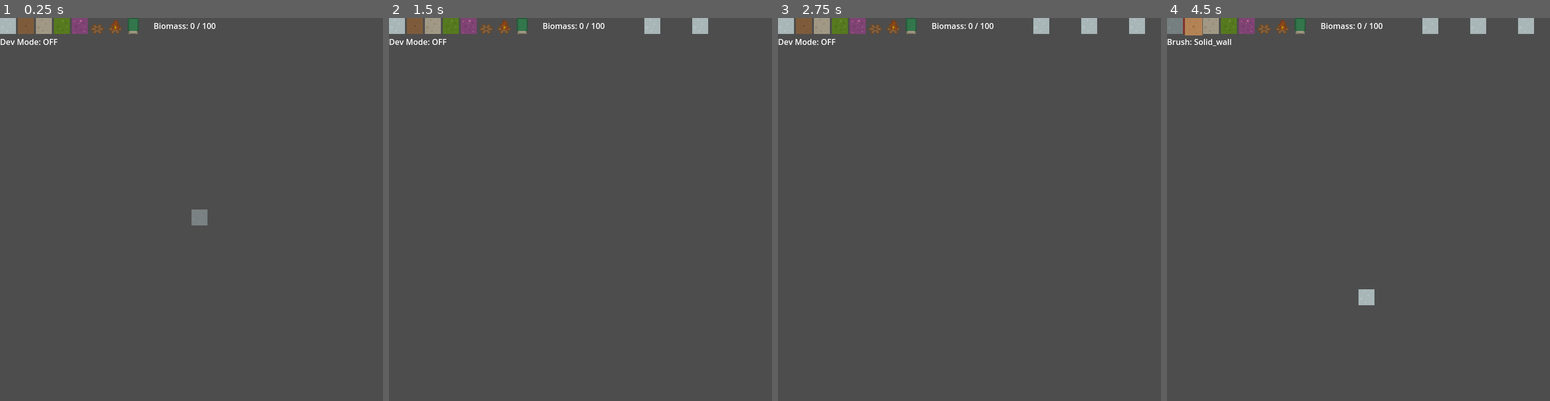
Above: before the commit, frames 1-4 (left to right).
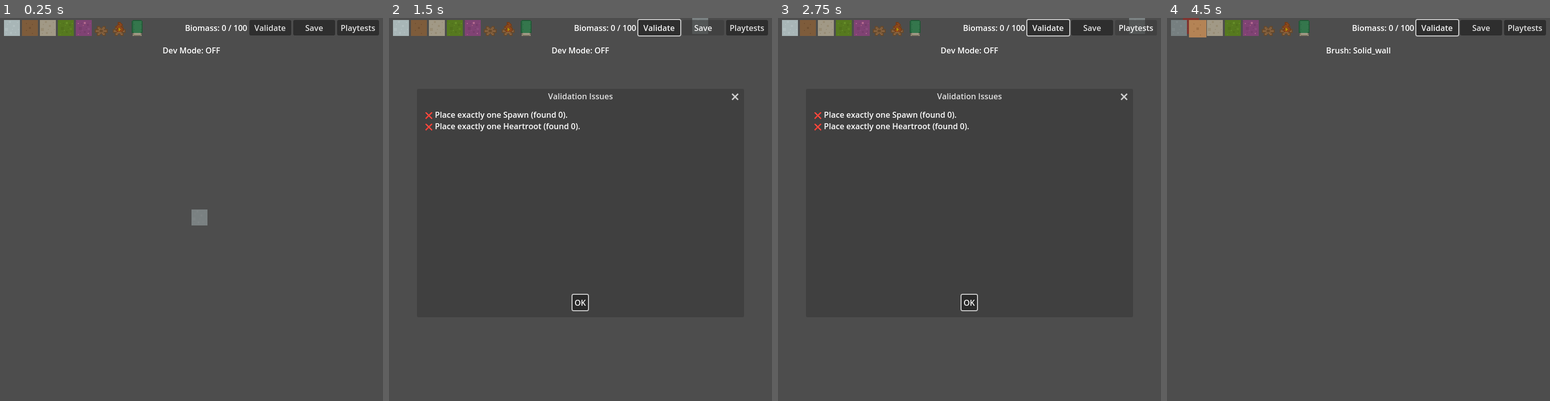
Above: after the commit, the same moments.

Repository: MushroomAlien/VerdantCoil
Game: Godot game, scene res://Scenes/BuilderMode/BuilderMode.tscn
The game is run twice, just before and just after one commit, with the same random seed, the same clock (stepped at 60 frames per second) and the same inputs. This scene is started directly instead of the project's main scene.
Inputs (mouse positions are in pixels of both pictures, inside the frame that each line leads up to; where the layout moved, square brackets give the same spot in the first picture):
- Up to frame 1 (0.25 s): no input
- Up to frame 2 (1.5 s): click (660, 29) at 0.5 s, where only the run after the commit has a clickable "Validate"; click (703, 29) at 1.25 s, where only the run after the commit has a clickable "Save"
- Up to frame 3 (2.75 s): click (1134, 29) at 2 s, where only the run after the commit has a clickable "Playtests"
- Up to frame 4 (4.5 s): click (1358, 301) at 2.75 s, where only the run after the commit has a clickable "OK"; click (1178, 29) [1174, 25] at 3.5 s; click (1197, 29) [1193, 25] at 4.25 s

The runs differ from the first frame. In frame 1, 2.5% of the frame differs, in the area x 0-99%, y 0-10%; in frame 2, 3.2%; in frame 3, 3.3%, in the area x 0-98%, y 0-77%; in frame 4, 2.9%.

Commit message:
validation button working, ui bugs fixed. not yet implemented for 1.4: biomass check in validate, auto tiling, save/publish stubs, playtest button handoff to explore

Diff:
--- a/Assets/Resources/flesh_tile.tres
+++ b/Assets/Resources/flesh_tile.tres
@@ -335,21 +335,27 @@
 5:7/0 = 0
 5:7/0/custom_data_0 = "wall"
 5:7/0/custom_data_8 = 2
+5:7/0/custom_data_9 = true
 5:8/0 = 0
 5:8/0/custom_data_0 = "wall"
 5:8/0/custom_data_8 = 2
+5:8/0/custom_data_9 = true
 5:9/0 = 0
 5:9/0/custom_data_0 = "wall"
 5:9/0/custom_data_8 = 2
+5:9/0/custom_data_9 = true
 5:10/0 = 0
 5:10/0/custom_data_0 = "wall"
 5:10/0/custom_data_8 = 2
+5:10/0/custom_data_9 = true
 5:11/0 = 0
 5:11/0/custom_data_0 = "wall"
 5:11/0/custom_data_8 = 2
+5:11/0/custom_data_9 = true
 5:12/0 = 0
 5:12/0/custom_data_0 = "wall"
 5:12/0/custom_data_8 = 2
+5:12/0/custom_data_9 = true
 5:13/0 = 0
 5:13/0/physics_layer_0/polygon_0/points = PackedVector2Array(-16, -16, -12, -16, -12, -12, -16, -12)
 5:13/0/physics_layer_0/polygon_1/points = PackedVector2Array(12, -16, 12, -12, 16, -12, 16, -16)
@@ -433,21 +439,27 @@
 6:7/0 = 0
 6:7/0/custom_data_0 = "wall"
 6:7/0/custom_data_8 = 2
+6:7/0/custom_data_9 = true
 6:8/0 = 0
 6:8/0/custom_data_0 = "wall"
 6:8/0/custom_data_8 = 2
+6:8/0/custom_data_9 = true
 6:9/0 = 0
 6:9/0/custom_data_0 = "wall"
 6:9/0/custom_data_8 = 2
+6:9/0/custom_data_9 = true
 6:10/0 = 0
 6:10/0/custom_data_0 = "wall"
 6:10/0/custom_data_8 = 2
+6:10/0/custom_data_9 = true
 6:11/0 = 0
 6:11/0/custom_data_0 = "wall"
 6:11/0/custom_data_8 = 2
+6:11/0/custom_data_9 = true
 6:12/0 = 0
 6:12/0/custom_data_0 = "wall"
 6:12/0/custom_data_8 = 2
+6:12/0/custom_data_9 = true
 6:13/0 = 0
 6:13/0/physics_layer_0/polygon_0/points = PackedVector2Array(12, -16, 12, 16, 16, 16, 16, -16)
 6:13/0/physics_layer_0/polygon_1/points = PackedVector2Array(-12, -16, -12, -12, -16, -12, -16, -16)
@@ -530,21 +542,27 @@
 7:7/0 = 0
 7:7/0/custom_data_0 = "wall"
 7:7/0/custom_data_8 = 2
+7:7/0/custom_data_9 = true
 7:8/0 = 0
 7:8/0/custom_data_0 = "wall"
 7:8/0/custom_data_8 = 2
+7:8/0/custom_data_9 = true
 7:9/0 = 0
 7:9/0/custom_data_0 = "wall"
 7:9/0/custom_data_8 = 2
+7:9/0/custom_data_9 = true
 7:10/0 = 0
 7:10/0/custom_data_0 = "wall"
 7:10/0/custom_data_8 = 2
+7:10/0/custom_data_9 = true
 7:11/0 = 0
 7:11/0/custom_data_0 = "wall"
 7:11/0/custom_data_8 = 2
+7:11/0/custom_data_9 = true
 7:12/0 = 0
 7:12/0/custom_data_0 = "wall"
 7:12/0/custom_data_8 = 2
+7:12/0/custom_data_9 = true
 7:13/0 = 0
 7:13/0/physics_layer_0/polygon_0/points = PackedVector2Array(-16, -16, 16, -16, 16, -12, -8, -8, -12, 16, -16, 16)
 7:13/0/physics_layer_0/polygon_1/points = PackedVector2Array(12, 12, 12, 16, 16, 16, 16, 12)
@@ -628,21 +646,27 @@
 8:7/0 = 0
 8:7/0/custom_data_0 = "wall"
 8:7/0/custom_data_8 = 2
+8:7/0/custom_data_9 = true
 8:8/0 = 0
 8:8/0/custom_data_0 = "wall"
 8:8/0/custom_data_8 = 2
+8:8/0/custom_data_9 = true
 8:9/0 = 0
 8:9/0/custom_data_0 = "wall"
 8:9/0/custom_data_8 = 2
+8:9/0/custom_data_9 = true
 8:10/0 = 0
 8:10/0/custom_data_0 = "wall"
 8:10/0/custom_data_8 = 2
+8:10/0/custom_data_9 = true
 8:11/0 = 0
 8:11/0/custom_data_0 = "wall"
 8:11/0/custom_data_8 = 2
+8:11/0/custom_data_9 = true
 8:12/0 = 0
 8:12/0/custom_data_0 = "wall"
 8:12/0/custom_data_8 = 2
+8:12/0/custom_data_9 = true
 8:13/0 = 0
 8:13/0/physics_layer_0/polygon_0/points = PackedVector2Array(-16, -16, 16, -16, 16, 16, 12, 16, 8, -8, -16, -12)
 8:13/0/physics_layer_0/polygon_1/points = PackedVector2Array(-12, 12, -16, 12, -16, 16, -12, 16)
@@ -722,18 +746,23 @@
 9:7/0 = 0
 9:7/0/custom_data_0 = "wall"
 9:7/0/custom_data_8 = 2
+9:7/0/custom_data_9 = true
 9:8/0 = 0
 9:8/0/custom_data_0 = "wall"
 9:8/0/custom_data_8 = 2
+9:8/0/custom_data_9 = true
 9:9/0 = 0
 9:9/0/custom_data_0 = "wall"
 9:9/0/custom_data_8 = 2
+9:9/0/custom_data_9 = true
 9:10/0 = 0
 9:10/0/custom_data_0 = "wall"
 9:10/0/custom_data_8 = 2
+9:10/0/custom_data_9 = true
 9:11/0 = 0
 9:11/0/custom_data_0 = "wall"
 9:11/0/custom_data_8 = 2
+9:11/0/custom_data_9 = true
 9:12/0 = 0
 9:13/0 = 0
 9:13/0/physics_layer_0/polygon_0/points = PackedVector2Array(16, -16, 16, 16, 12, 16, 12, -16)
@@ -2262,4 +2291,6 @@
 custom_data_layer_7/type = 1
 custom_data_layer_8/name = "cost"
 custom_data_layer_8/type = 2
+custom_data_layer_9/name = "is_solid"
+custom_data_layer_9/type = 1
 sources/0 = SubResource("TileSetAtlasSource_gp51x")
--- a/Scenes/BuilderMode/BuilderMode.tscn
+++ b/Scenes/BuilderMode/BuilderMode.tscn
@@ -41,8 +41,10 @@
 [node name="UI" type="CanvasLayer" parent="."]
 
 [node name="TopBar" type="VBoxContainer" parent="UI"]
-offset_right = 238.0
-offset_bottom = 58.0
+anchors_preset = 10
+anchor_right = 1.0
+offset_bottom = 85.0
+grow_horizontal = 2
 size_flags_vertical = 4
 mouse_filter = 2
 theme_override_constants/separation = 4
@@ -51,6 +53,11 @@
 layout_mode = 2
 size_flags_vertical = 3
 mouse_filter = 2
+
+[node name="Spacer" type="Control" parent="UI/TopBar/PaletteRow"]
+custom_minimum_size = Vector2(4, 0)
+layout_mode = 2
+size_flags_vertical = 4
 
 [node name="FleshBTtn" type="TextureButton" parent="UI/TopBar/PaletteRow"]
 layout_mode = 2
@@ -84,15 +91,42 @@
 layout_mode = 2
 toggle_mode = true
 
-[node name="Spacer" type="Control" parent="UI/TopBar/PaletteRow"]
+[node name="Spacer2" type="Control" parent="UI/TopBar/PaletteRow"]
 custom_minimum_size = Vector2(16, 0)
 layout_mode = 2
 size_flags_horizontal = 3
+size_flags_vertical = 4
 
 [node name="BiomassLabel" type="Label" parent="UI/TopBar/PaletteRow"]
 layout_mode = 2
 size_flags_horizontal = 8
 text = "Biomass: 0 / 100"
+
+[node name="ValidateBtn" type="Button" parent="UI/TopBar/PaletteRow"]
+custom_minimum_size = Vector2(84, 0)
+layout_mode = 2
+size_flags_vertical = 4
+theme_override_font_sizes/font_size = 16
+text = "Validate"
+
+[node name="SaveBtn" type="Button" parent="UI/TopBar/PaletteRow"]
+custom_minimum_size = Vector2(84, 0)
+layout_mode = 2
+size_flags_vertical = 4
+theme_override_font_sizes/font_size = 16
+text = "Save"
+
+[node name="PlaytestBtn" type="Button" parent="UI/TopBar/PaletteRow"]
+custom_minimum_size = Vector2(84, 0)
+layout_mode = 2
+size_flags_vertical = 4
+theme_override_font_sizes/font_size = 16
+text = "Playtests"
+
+[node name="Spacer3" type="Control" parent="UI/TopBar/PaletteRow"]
+custom_minimum_size = Vector2(4, 0)
+layout_mode = 2
+size_flags_vertical = 4
 
 [node name="StartWithFlesh" type="CheckBox" parent="UI/TopBar"]
 layout_mode = 2
@@ -104,11 +138,27 @@
 layout_mode = 2
 size_flags_vertical = 6
 text = "[READY]"
+horizontal_alignment = 1
 
 [node name="ClearBaseConfirm" type="ConfirmationDialog" parent="UI/TopBar"]
 size = Vector2i(772, 160)
 min_size = Vector2i(420, 160)
 dialog_text = "This will erase Flesh in the seeded area and remove Walls/Pools/Markers on those cells. Continue?"
+
+[node name="ValidateDialog" type="AcceptDialog" parent="UI/TopBar"]
+initial_position = 2
+size = Vector2i(560, 360)
+min_size = Vector2i(560, 360)
+
+[node name="Body" type="RichTextLabel" parent="UI/TopBar/ValidateDialog"]
+anchors_preset = 15
+anchor_right = 1.0
+anchor_bottom = 1.0
+grow_horizontal = 2
+grow_vertical = 2
+bbcode_enabled = true
+fit_content = true
+autowrap_mode = 2
 
 [node name="DevOverlay" type="Control" parent="UI"]
 layout_mode = 3
--- a/Scenes/BuilderMode/builder_mode.gd
+++ b/Scenes/BuilderMode/builder_mode.gd
@@ -2,6 +2,11 @@
 ## Data-driven Builder: picks a brush from a registry, validates, then paints.
 
 extends Node2D
+
+const DIRS: Array[Vector2i] = [
+	Vector2i(1, 0), Vector2i(-1, 0),
+	Vector2i(0, 1), Vector2i(0, -1)
+]
 
 ## --- External registry (set this in the Inspector) ---
 @export var brush_registry: BrushRegistry
@@ -21,6 +26,11 @@
 @onready var start_with_flesh_cb: CheckBox = $UI/TopBar/StartWithFlesh
 @onready var clear_base_confirm: ConfirmationDialog = $UI/TopBar/ClearBaseConfirm
 @onready var dev_badge: Label = $UI/DevOverlay/DevBadge
+@onready var validate_btn: Button = $UI/TopBar/PaletteRow/ValidateBtn
+@onready var save_btn: Button = $UI/TopBar/PaletteRow/SaveBtn
+@onready var playtest_btn: Button = $UI/TopBar/PaletteRow/PlaytestBtn
+@onready var validate_dialog: AcceptDialog = $UI/TopBar/ValidateDialog
+@onready var validate_body: RichTextLabel = $UI/TopBar/ValidateDialog/Body
 
 ## Size of the prefill area for Flesh (adjust to your map size)
 @export var start_flesh_rect: Rect2i = Rect2i(Vector2i(0, 0), Vector2i(24, 24))
@@ -30,6 +40,11 @@
 var _is_painting_left := false
 var _is_erasing_right := false
 var _last_preview_cell: Vector2i = Vector2i(999999, 999999)
+var _palette_buttons: Array[TextureButton] = []
+
+## --- Biomass variables ---
+@export var biomass_cap: int = 100  # tweak anytime in Inspector
+var _biomass_used: int = 0
 
 func _ready() -> void:
 	# Basic sanity checks
@@ -40,13 +55,48 @@
 	if hazard_layer == null: push_error("❌ hazard_layer not assigned on BuilderMode.")
 	if marker_layer == null: push_error("❌ marker_layer not assigned on BuilderMode.")
 
+	if validate_btn:
+		validate_btn.pressed.connect(_on_validate_pressed)
+	if save_btn:
+		save_btn.pressed.connect(_on_save_pressed)
+	if playtest_btn:
+		playtest_btn.pressed.connect(_on_playtest_pressed)
+
 	# Wire each palette button (by order) to a brush (by order).
 	# Left to right buttons map to registry.brushes[0..N]
-	var _palette_group := ButtonGroup.new()  # keep one group
-	var i := 0
+	#var _palette_group := ButtonGroup.new()  # keep one group
+	#var i := 0
+	#for child in palette_row.get_children():
+		#print("child :", child)
+		#if child is TextureButton:
+			#child.toggle_mode = true
+			#child.button_group = _palette_group
+			#child.focus_mode = Control.FOCUS_NONE
+			#child.size_flags_horizontal = Control.SIZE_SHRINK_CENTER
+			#child.size_flags_vertical   = Control.SIZE_SHRINK_CENTER
+			#child.stretch_mode = TextureButton.STRETCH_KEEP_ASPECT_CENTERED
+			#
+			#var idx := i
+			#child.pressed.connect(func(): _select_brush(idx))
+			## Set icon
+			#if brush_registry != null and idx < brush_registry.brushes.size():
+				#var be := brush_registry.brushes[idx]
+				#if be.icon:
+					#child.texture_normal = be.icon
+				#child.tooltip_text = be.display_name
+			## Inactive look by default
+			#child.self_modulate = Color(0.7, 0.7, 0.7, 1.0)
+			#child.scale = Vector2.ONE
+			#i += 1
+	# Wire each palette button (by order) to a brush (by order).
+	# Left to right buttons map to registry.brushes[0..N]
+	var _palette_group := ButtonGroup.new()
+	_palette_buttons.clear()
 	for child in palette_row.get_children():
-		print("child :", child)
 		if child is TextureButton:
+			_palette_buttons.append(child)
+			var idx := _palette_buttons.size() - 1  # index among buttons only
+
 			child.toggle_mode = true
 			child.button_group = _palette_group
 			child.focus_mode = Control.FOCUS_NONE
@@ -54,18 +104,18 @@
 			child.size_flags_vertical   = Control.SIZE_SHRINK_CENTER
 			child.stretch_mode = TextureButton.STRETCH_KEEP_ASPECT_CENTERED
 
-			var idx := i
 			child.pressed.connect(func(): _select_brush(idx))
-			# Set icon
+
+			# Set icon + tooltip from the registry
 			if brush_registry != null and idx < brush_registry.brushes.size():
 				var be := brush_registry.brushes[idx]
 				if be.icon:
 					child.texture_normal = be.icon
 				child.tooltip_text = be.display_name
-			# Inactive look by default
+
+			# Default inactive look
 			child.self_modulate = Color(0.7, 0.7, 0.7, 1.0)
 			child.scale = Vector2.ONE
-			i += 1
 
 	# Default select the first brush, if any
 	if brush_registry != null and brush_registry.brushes.size() > 0:
@@ -83,6 +133,7 @@
 		var gf = get_node("/root/GameFlags")
 		gf.dev_mode_changed.connect(_on_dev_mode_changed)
 		_on_dev_mode_changed(gf.dev_mode_enabled)
+	_recalc_biomass()
 
 func _process(_delta: float) -> void:
 	_update_preview()
@@ -133,22 +184,19 @@
 		return
 	_current_index = index
 
-	var j := 0
-	for child in palette_row.get_children():
-		if child is TextureButton:
-			var selected := (j == _current_index)
-			child.button_pressed = selected
-			# Visual feedback only (no new signals or groups)
-			if selected:
-				child.self_modulate = Color(1, 1, 1, 1)
-				child.scale = Vector2(1.1, 1.1)
-			else:
-				child.self_modulate = Color(0.7, 0.7, 0.7, 1)
-				child.scale = Vector2.ONE
-			# Keep tooltip in sync (optional)
-			if brush_registry and j < brush_registry.brushes.size():
-				child.tooltip_text = brush_registry.brushes[j].display_name
-		j += 1
+	for i in range(_palette_buttons.size()):
+		var btn := _palette_buttons[i]
+		var selected := (i == _current_index)
+		btn.button_pressed = selected
+		if selected:
+			btn.self_modulate = Color(1, 1, 1, 1)
+			btn.scale = Vector2(1.1, 1.1)
+		else:
+			btn.self_modulate = Color(0.7, 0.7, 0.7, 1)
+			btn.scale = Vector2.ONE
+
+		if brush_registry and i < brush_registry.brushes.size():
+			btn.tooltip_text = brush_registry.brushes[i].display_name
 
 	var b: BrushEntry = brush_registry.brushes[index]
 	_show_status("Brush: " + (b.display_name if b.display_name != "" else "Unnamed"))
@@ -191,11 +239,17 @@
 		_enforce_single_spawn_at(coords)
 		_enforce_single_heartroot_at(coords)
 
+	# Recalc biomass after successful placement
+	_recalc_biomass()
+
 func _erase_at(coords: Vector2i) -> void:
 	# Simple MVP: remove from all known layers at this cell
 	for layer_node in [marker_layer, hazard_layer, walls_layer]:
 		if layer_node:
 			layer_node.erase_cell(coords)
+
+	# Recalc biomass after successful placement
+	_recalc_biomass()
 
 ## --- Validation helpers -------------------------------------------------------
 func _current_brush() -> BrushEntry:
@@ -437,6 +491,191 @@
 			col = Color(1, 0.2, 0.2, 0.5)
 		preview_layer.modulate = col
 
+## --- Biomass helpers ----------------------------------------------------------
+## Safely read 'cost' from a cell on a given layer. If no tile or no key -> 0.
+func _tile_cost(layer: TileMapLayer, coords: Vector2i) -> int:
+	if layer == null:
+		return 0
+	var td: TileData = layer.get_cell_tile_data(coords)
+	if td == null:
+		return 0
+	var v = td.get_custom_data("cost")
+	return int(v) if (v is int) else 0
+
+## Recalculate total biomass by scanning all layers (fast enough for 24x24).
+func _recalc_biomass() -> void:
+	var total := 0
+	for layer_node in [base_layer, walls_layer, hazard_layer, marker_layer]:
+		if layer_node:
+			for c in layer_node.get_used_cells():
+				total += _tile_cost(layer_node, c)
+	_biomass_used = total
+	_update_biomass_label()
+
+## Update the label and warn softly if over cap.
+func _update_biomass_label() -> void:
+	if biomass_label == null:
+		return
+
+	biomass_label.text = "Biomass: %d / %d" % [_biomass_used, biomass_cap]
+	var col := Color(1, 1, 1)
+	if _biomass_used > biomass_cap:
+		col = Color(1, 0.25, 0.25)
+	biomass_label.modulate = col
+
+# --- Actions: Validate / Save / Playtest --------------------------------------
+
+func _on_validate_pressed() -> void:
+	# Run a full check list and show a friendly popup
+	var result := _run_validation()
+	_show_validation_dialog(result)
+
+func _on_save_pressed() -> void:
+	# Phase 1.5 will implement real JSON save/export.
+	_show_status("Save: coming in Phase 1.5 (JSON export).")
+	# (Optional: gray this button out until 1.5.)
+
+func _on_playtest_pressed() -> void:
+	# We’ll hook this in soon via a tiny Autoload handoff to ExploreMode.
+	_show_status("Playtest: coming next — quick handoff to ExploreMode.")
+
+# Data container for validation results
+class ValidationResult:
+	var ok: bool = false
+	var messages: Array[String] = []
+	var spawn: Vector2i = Vector2i(-999999, -999999)
+	var heart: Vector2i = Vector2i(-999999, -999999)
+
+# Run the checks defined in our docs (spawn, heartroot, solvable path).
+# Biomass budget check is kept soft here until your BiomassManager is in.
+func _run_validation() -> ValidationResult:
+	var r := ValidationResult.new()
+
+	# 1) Exactly one Spawn and Heartroot (Markers layer)
+	var spawn_cells := _find_marker_cells("is_spawn")
+	var heart_cells := _find_marker_cells("is_goal")
+
+	if spawn_cells.size() != 1:
+		r.messages.append("❌ Place exactly one Spawn (found %d)." % spawn_cells.size())
+	else:
+		r.spawn = spawn_cells[0]
+
+	if heart_cells.size() != 1:
+		r.messages.append("❌ Place exactly one Heartroot (found %d)." % heart_cells.size())
+	else:
+		r.heart = heart_cells[0]
+
+	# 2) Path exists from Spawn → Heartroot (walkable flesh, no walls, no blocking hazards)
+	if r.spawn.x > -900000 and r.heart.x > -900000:
+		if not _is_reachable(r.spawn, r.heart):
+			r.messages.append("❌ Heartroot unreachable from Spawn.")
+	else:
+		# If either is missing, the path check is moot.
+		pass
+
+	# (Optional) 3) Biomass cap — wire to your real budget when ready.
+	# if _current_biomass() > _biomass_cap():
+	#     r.messages.append("❌ Biomass over cap by %d." % (_current_biomass() - _biomass_cap()))
+
+	# Result state
+	r.ok = (r.messages.size() == 0)
+	if r.ok:
+		r.messages.append("✅ Valid coil. Ready to Playtest or Save.")
+	return r
+
+# Find all cells in Markers layer that have a given boolean flag in custom_data.
+func _find_marker_cells(flag_key: String) -> Array[Vector2i]:
+	var out: Array[Vector2i] = []
+	if marker_layer == null:
+		return out
+	for c in marker_layer.get_used_cells():
+		var td := marker_layer.get_cell_tile_data(c)
+		if td != null and bool(td.get_custom_data(flag_key) or false):
+			out.append(c)
+	return out
+
+# Simple BFS for reachability on our rules (flesh required, no walls, no hazards).
+func _is_reachable(start: Vector2i, goal: Vector2i) -> bool:
+	# Trivial case: same cell
+	if start == goal:
+		return true
+	# visited can be typed; Vector2i works fine as a Dictionary key
+	var visited: Dictionary = {}
+	var q: Array[Vector2i] = []
+	q.append(start)
+	visited[start] = true
+	while q.size() > 0:
+		# pop_front() returns Variant → cast or type the variable explicitly
+		var cur: Vector2i = q.pop_front() as Vector2i
+		if cur == goal:
+			return true
+		# DIRS is a typed Array[Vector2i], so 'dir' is Vector2i too
+		for dir in DIRS:
+			var nxt: Vector2i = cur + dir
+			# Walk rules: must have Flesh, no Walls, no Hazards
+			# ---- Traversal rules (MVP):
+			# 1) Must have Flesh on Base
+			if not _has_base(nxt):
+				continue
+			# 2) Solid walls block (digest walls DO NOT block)
+			if _is_solid_wall(nxt):
+				continue
+			# 3) Hazards do NOT block (acid/sticky are passable with upgrades)
+			#    -> intentionally no check of _hazard_kind_at(nxt)
+			if not visited.has(nxt):
+				visited[nxt] = true
+				q.append(nxt)
+	return false
+
+# Fill and show the AcceptDialog nicely.
+func _show_validation_dialog(r: ValidationResult) -> void:
+	if validate_dialog == null or validate_body == null:
+		_show_status("Validation dialog missing in scene.")
+		return
+
+	# Force a readable size & wrapping on open
+	validate_dialog.min_size = Vector2i(560, 360)     # floor
+	validate_dialog.size = Vector2i(640, 420)         # actual open size
+	validate_body.autowrap_mode = TextServer.AUTOWRAP_WORD
+	validate_body.size_flags_horizontal = Control.SIZE_EXPAND_FILL
+	validate_body.size_flags_vertical = Control.SIZE_EXPAND_FILL
+
+	validate_body.clear()
+	validate_body.append_text("")  # ensures we start fresh
+
+	if r.ok:
+		validate_dialog.title = "Validation Passed"
+	else:
+		validate_dialog.title = "Validation Issues"
+	# Build the message list
+	for m in r.messages:
+		validate_body.append_text(m + "\n")
+	# Extra friendly coords if available
+	if r.spawn.x > -900000:
+		validate_body.append_text("• Spawn at %s\n" % [str(r.spawn)])
+	if r.heart.x > -900000:
+		validate_body.append_text("• Heartroot at %s\n" % [str(r.heart)])
+	validate_dialog.popup_centered() # uses 'size' above
+
+# Returns true only when a SOLID wall tile is at coords.
+func _is_solid_wall(coords: Vector2i) -> bool:
+	if walls_layer == null:
+		return false
+	var td: TileData = walls_layer.get_cell_tile_data(coords)
+	if td == null:
+		return false
+	# Preferred: boolean custom data
+	var v = td.get_custom_data("is_solid")
+	if v is bool:
+		return v
+	# Fallback: string kind, e.g. "SOLID" / "DIGEST"
+	var k = td.get_custom_data("wall_kind")
+	if k is String:
+		return (String(k) == "SOLID")
+	# If no metadata, be conservative: treat as solid.
+	return true
+
+
 ## DEV MODE gate: show/hide dev-only UI and ping status
 func _on_dev_mode_changed(enabled: bool) -> void:
 	if start_with_flesh_cb:
@@ -446,8 +685,4 @@
 	# Friendly ping so you always know the state
 	_show_status("Dev Mode: " + ("ON" if enabled else "OFF"))
 
-#func _reject(msg: String) -> bool:
-	#_show_status("🚫 " + msg)
-	#return false
-
 ## end builder_mode.gd
